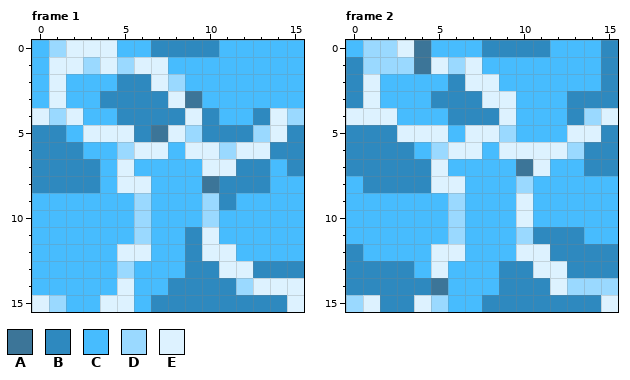
Pixel-art file: Assets/Arts/Construction/WaterAndLand/Ocean/WaterTile1.aseprite. Above is the file before it was changed.
16x16 pixels, 4 frames. Colours within 5 levels of each other are drawn and written as one. Shown: frame 1, frame 2. The commit also changed other frames, which this record leaves out.
Palette (. is transparent): A #3c7598  B #2e89bf  C #47bcfe  D #9ad9ff  E #ddf2ff
Once edited:
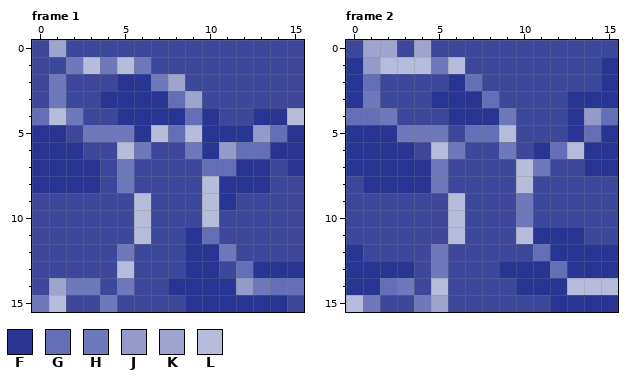
Colours new in this view: F #283593  G #646fb7  H #6e78bb  J #949ac9  K #9ea4cd  L #b7bcdd
Edits made:
layer "Layer 1" added
layer "Water color" opacity 100% -> 50%
layer "water part" opacity 100% -> 50%
layer "water line" opacity 100% -> 50%
colour C: #47bcfe -> #3d489b
Changed rows in their new state; - is a pixel that keeps its letter.
Frame 1, layers "water line", "water part", "Deep shadow":
first column x 0:
 0 -KCCC--CCCC-----
 1 -CHLHLHC--------
 2 -H---FFHK-------
 3 -H--FFFFGK------
 4 GLH--FFFFGF--FFL
 5 FF-HHHFLGLFFFJGF
 6 FFF--LHC-HFJGGFF
 7 FFFF-H----GGFF-F
 8 FFFF-HC---LFFF--
 9 ------L---LF----
10 ------L---L-----
11 ------L--FG-----
12 -----HC--FFH----
13 -----L---FFCGFFF
14 -KHH-H--FFFFJHGG
15 HL--HC-CCFFFFFFC
Frame 2, layers "water line", "water part", "Deep shadow":
first column x 0:
 0 -KKCK---CCCC---C
 1 FJLLLHLC-------F
 2 FG----FGC------F
 3 FH---FFFGC---FFF
 4 GGH---FFFH---FJG
 5 FFFHHH-GGL---FGF
 6 FFFF-LHC-HCFGLFF
 7 FFFFFH----LH--FF
 8 -FFFFHC---L-----
 9 ------L---H-----
10 ------L---H-----
11 ------L---LFFF--
12 F----HC---CGFFFF
13 FFFF-H---FFFGFFF
14 FFGHCL---CFFFLLL
15 LHCCHK--CCCCFFFF
Boxes around the changes in both pictures, in picture pixels (x1, y1, x2, y2):
changed: (32, 40, 304, 312)
changed: (346, 40, 618, 312)
